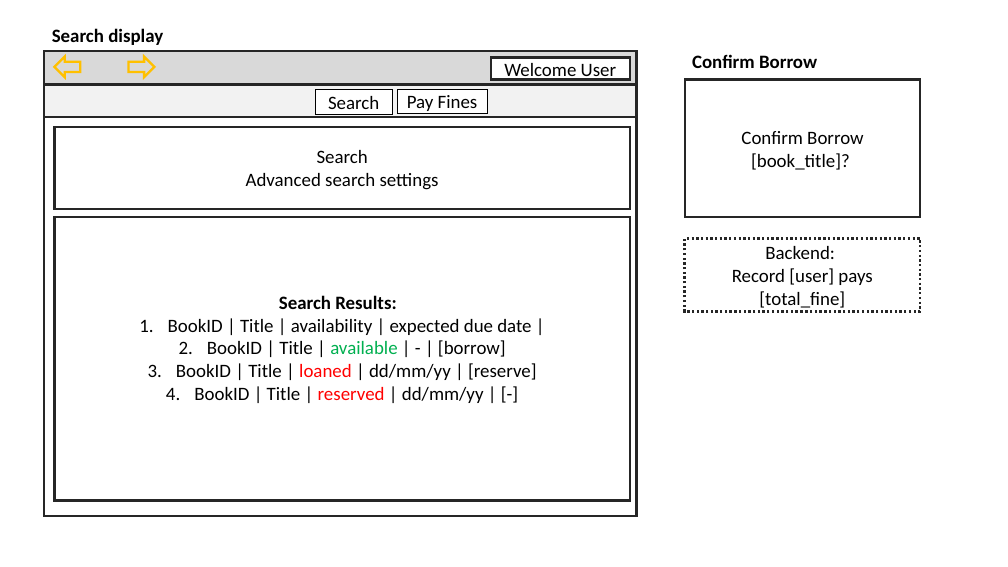
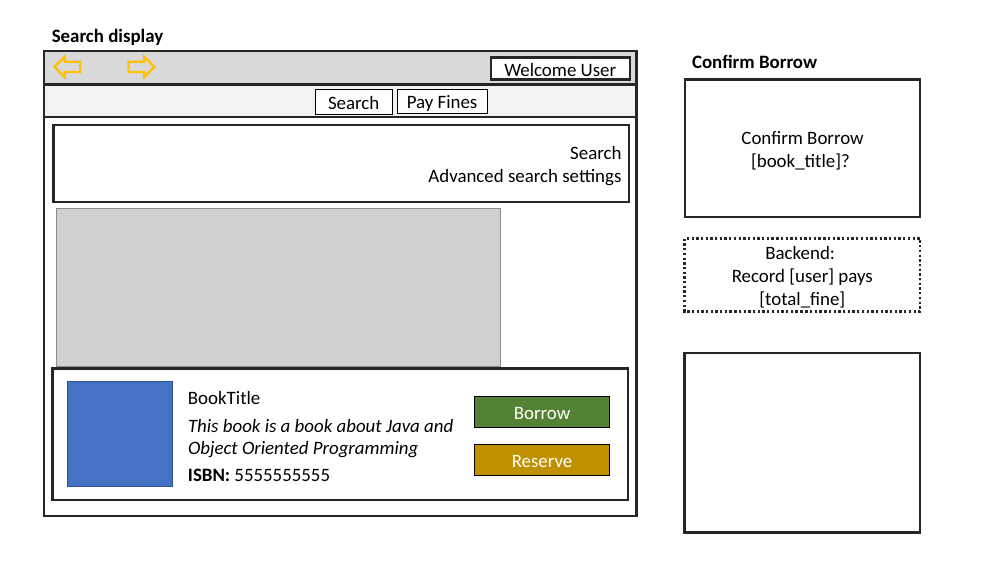
Before and after one commit to ashleyleerx/BT2102-project, a slide deck: slide 3 of FrontEnd_Gui Wireframe.pptx. Drawn at 1008x567 pixels with LibreOffice and Linux fonts; fonts in the diff are those of the drawing; grey boxes stand for pictures. Boxes give left, top, right and bottom in pixels: in the first picture for what was removed or moved away, otherwise in the second. Text is boxed around its words. In the diff, an @@ line names an element or a change of style, - is before the commit and + after.

```diff
--- a/FrontEnd_Gui Wireframe.pptx
+++ b/FrontEnd_Gui Wireframe.pptx
@@ rectangle "Search": place and size @@
-rectangle "Search" at (54,127,630,209)
+rectangle "Search" at (54,125,629,202)
@@ rectangle "Search" at (54,125,629,202): alignment centre to right @@
@@ picture added at (56,209,501,366) @@
@@ text in rectangle at (168,295,537,403): text removed @@
-Search Results:
-1. BookID | Title | availability | expected due date |
-2. BookID | Title | available | - | [borrow]
-3. BookID | Title | loaned | dd/mm/yy | [reserve]
-4. BookID | Title | reserved | dd/mm/yy | [-]
@@ rectangle added at (685,353,920,532), fill #FFFFFF, outline #262626 2.25 pt @@
@@ rectangle: place and size @@
-rectangle at (54,217,630,501)
+rectangle at (53,369,628,501)
@@ rectangle added at (67,382,172,487), fill #4472C4, outline #325491 1 pt @@
@@ text added at (188,391,260,404), 18 pt, text #000000 @@
+BookTitle
@@ text added at (188,419,453,458), 18 pt, text #000000, italic @@
+This book is a book about Java and Object Oriented Programming
@@ rectangle added at (475,397,609,427), fill #548235, outline #000000 1 pt, 18 pt, text #FFFFFF @@
+Borrow
@@ rectangle added at (475,445,609,475), fill #BF9000, outline #000000 1 pt, 18 pt, text #FFFFFF @@
+Reserve
@@ text added at (188,468,330,481), 18 pt, text #000000 @@
+ISBN: 5555555555
```
Also in this commit, not shown: 2 other slides changed, 1 slide added.
